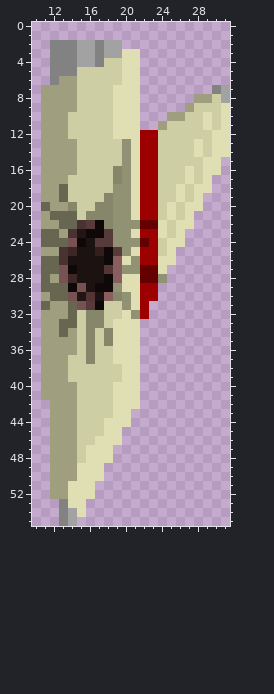
File history of a pixel-art sprite, assets/images/commander1RightDead.png. Above is the file before it was changed.
The file is 32x56 pixels. Shown: x 10..31, y 0..55.
The same view after the edit:
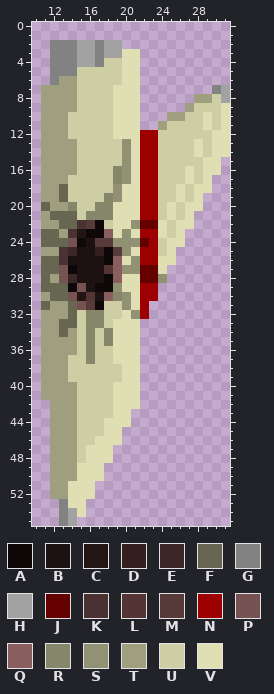
Palette (. is transparent): A #0f0808  B #1d1212  C #241515  D #341e1e  E #3d2626  F #666651  G #828282  H #a2a2a2  J #640000  K #4b3232  L #543434  M #573a3a  N #9c0000  P #775252  Q #885e5e  R #86866a  S #919174  T #9f9f80  U #cecea5  V #dfdfb3
Diff:
Colour M gives way to colour Q in row 23 at x 18.
Colour R gives way to colour U in row 22 at x 18.
Colour S gives way to colour V in rows 18 to 19 at x 20; in rows 20 to 22 at x 19 to 20; in row 23 at x 19.
Pixel boxes of the changes (left, top, right, bottom) in both pictures:
changed: (104, 184, 131, 238)
